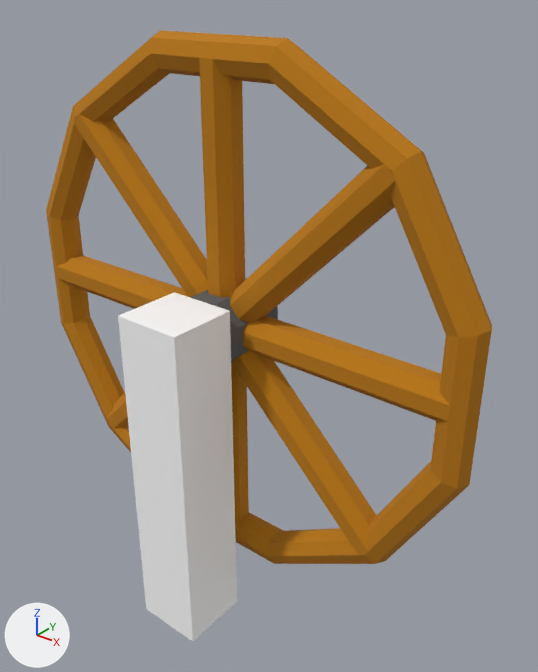
A saved change to the glTF model blockbench/steering_wheel/steering_wheel.gltf.
Rendered twice from a 50 mm lens placed at (0.795, -0.753, 1.11), pointed at (0.076, 0.146, 0.553). The axes (+X, +Y, +Z) are drawn at lower left. The lights are the same throughout. The first picture is the older version. Vertices at exactly the same position are counted once.

The scene before the commit, as lines of its bpy script (objects in view):
```python
mat_material_0 = principled_material('Material_0')
mat_material_0.base_color = (1.0, 1.0, 1.0)  # white #ffffff
mat_material_0.roughness = 1.0
me_mesh_0 = bpy.data.meshes.new('Mesh_0')
me_mesh_0.from_pydata(...)  # a box spanning x -0.062..0.062, y -0.062..0.062, z 0.0..0.625
me_mesh_0.materials.append(mat_material_0)  # white #ffffff
me_mesh_1 = bpy.data.meshes.new('Mesh_1')
me_mesh_1.from_pydata(...)  # 247 vertices, 472 faces; spans x -0.469..0.469, y -0.062..0.062, z -0.469..0.469
me_mesh_1.materials.append(mat_material_1)
ob_base = bpy.data.objects.new('base', me_mesh_0)
ob_base.location = (0.0, 0.0, 0.0)
ob_mesh_1 = bpy.data.objects.new('Mesh_1', me_mesh_1)
ob_mesh_1.location = (0.0, 0.125, 0.562)
```
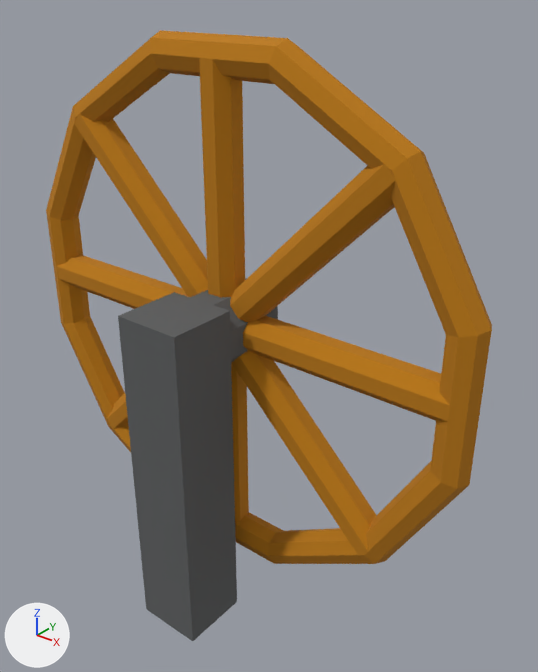
Where the change shows, as pixel boxes [x1, y1, x2, y2] in the pictures (538 x 672 px):
'Mesh_1', surface changed, recoloured: [116, 250, 314, 564] in both
'base', surface changed (white to grey): [118, 292, 237, 641] in both

Edits to the bpy script that builds the scene:
```text
Change mat_material_0:
    remove # nodes: BsdfPrincipled, OutputMaterial
    remove # colours: white #ffffff
    nodes: BsdfPrincipled, Math x2, OutputMaterial, TexImage
    uses the picture img_image_0
Change me_mesh_0:
    where me_mesh_0.from_pydata(...)  # 8 vertices, 12 faces; spans x -0.062..0.062, y -0.062..0.062, z 0.0..0.625
    used by ob_base; location = (0.0, 0.0, 0.0)
    me_mesh_0 part 1: texture (UV) coordinates of 12 of 12 faces, centred in x -0.062..0.062, y -0.062..0.062, z 0.0..0.625, changed; they spanned u 0.0..0.12, v 0.38..1.0 and now span u 0.78..0.95, v 0.8..1.0
Change me_mesh_1:
    where me_mesh_1.from_pydata(...)  # 247 vertices, 472 faces; spans x -0.469..0.469, y -0.062..0.062, z -0.469..0.469
    remove me_mesh_1.materials.append(mat_material_1)
    add me_mesh_1.materials.append(mat_material_0)
```
